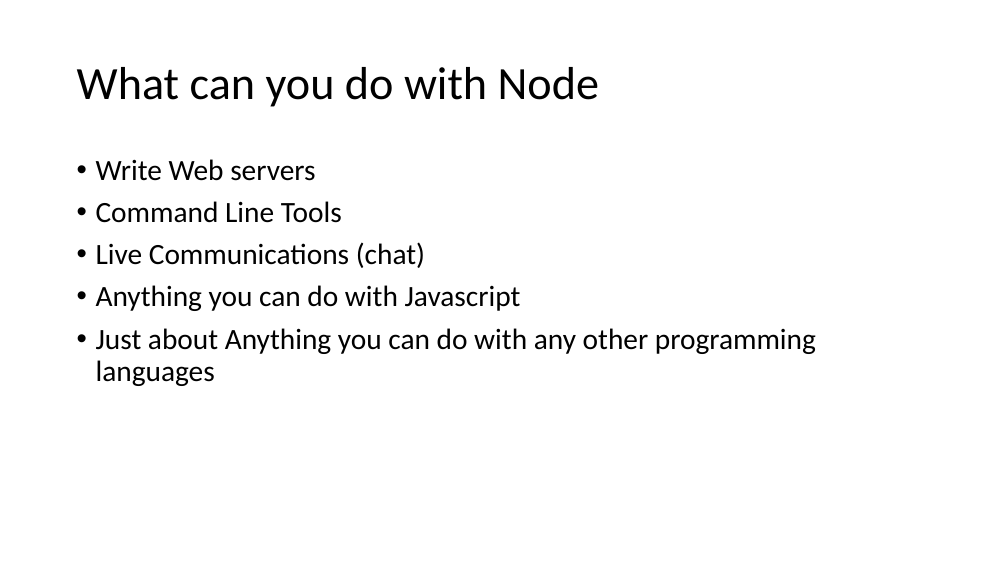
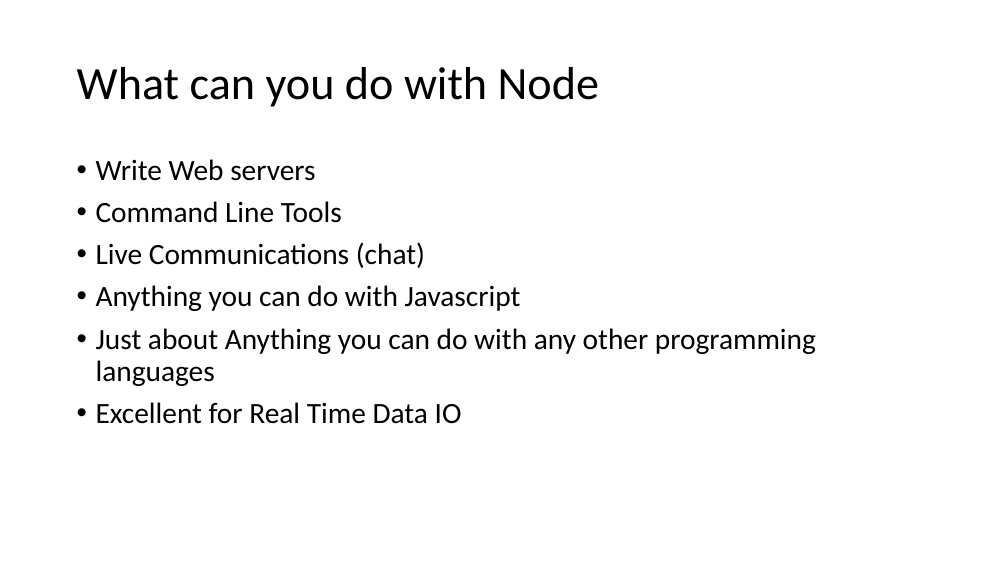
Before and after one commit to VDUNY/2015-02, a slide deck: slide 2 of NodeJSPresentation.ppt. Drawn at 1008x567 pixels with LibreOffice and Linux fonts; fonts in the diff are those of the drawing. Boxes give left, top, right and bottom in pixels: in the first picture for what was removed or moved away, otherwise in the second. Text is boxed around its words. In the diff, an @@ line names an element or a change of style, - is before the commit and + after.

```diff
--- a/NodeJSPresentation.ppt
+++ b/NodeJSPresentation.ppt
@@ text at box(96, 402, 462, 424): paragraph added @@
+• Excellent for Real Time Data IO
```
Also in this commit, not shown: 2 other slides changed.
